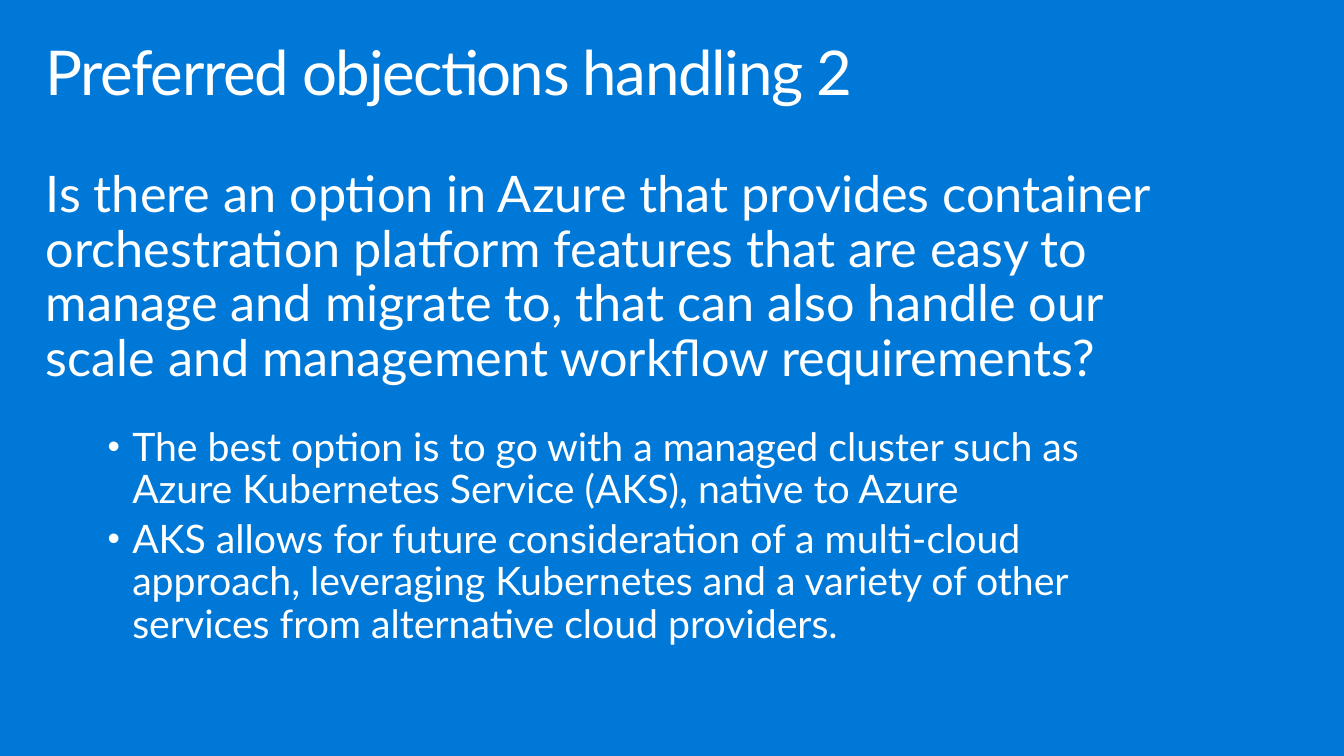
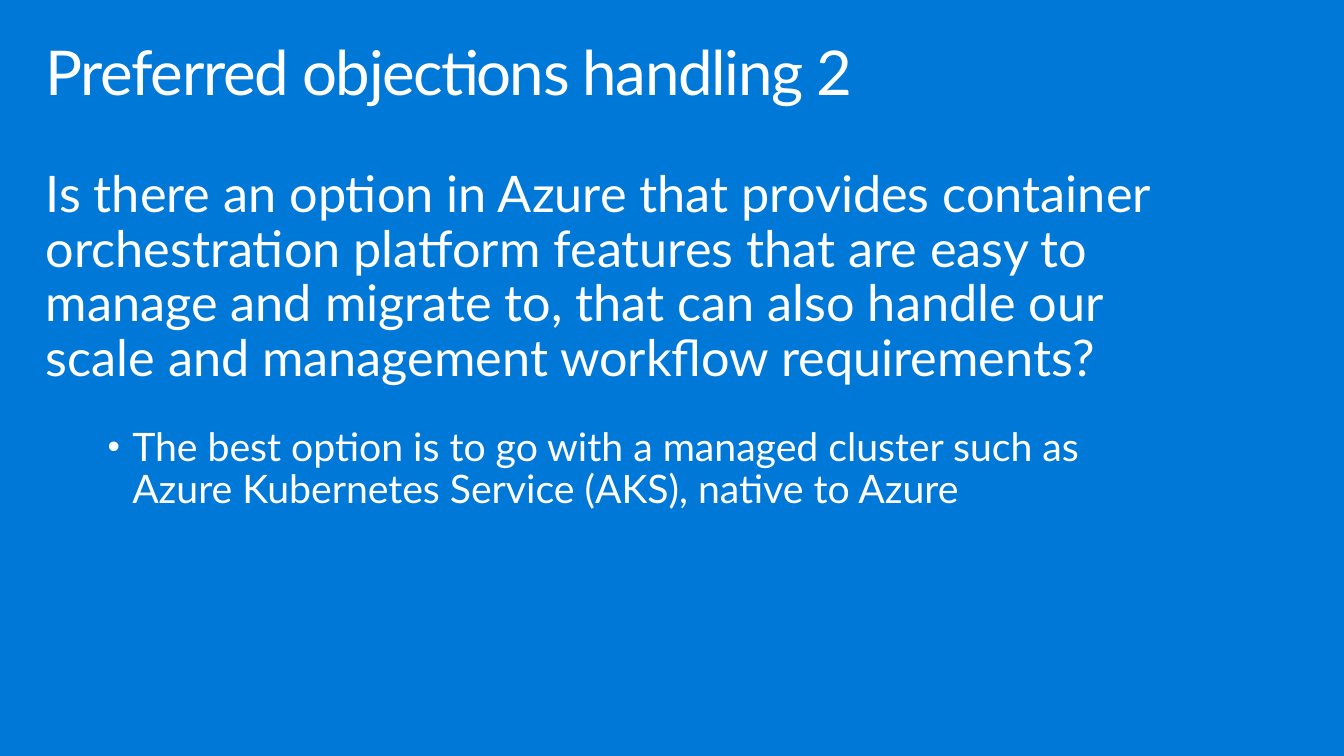
Before and after one commit to vkmithun05/MCW-Cloud-native-applications, a slide deck: slide 22 of Whiteboard design session/WDS trainer presentation - Cloud-native applications.pptx. Drawn at 1344x756 pixels with LibreOffice and Linux fonts; fonts in the diff are those of the drawing. Boxes give left, top, right and bottom in pixels: in the first picture for what was removed or moved away, otherwise in the second. Text is boxed around its words. In the diff, an @@ line names an element or a change of style, - is before the commit and + after.

```diff
--- a/Whiteboard design session/WDS trainer presentation - Cloud-native applications.pptx
+++ b/Whiteboard design session/WDS trainer presentation - Cloud-native applications.pptx
@@ text at (132, 524, 1069, 645): paragraph removed @@
-    • AKS allows for future consideration of a multi-cloud approach, leveraging Kubernetes and a variety of other services from alternative cloud providers.
```
Also in this commit, not shown: 1 other file.
